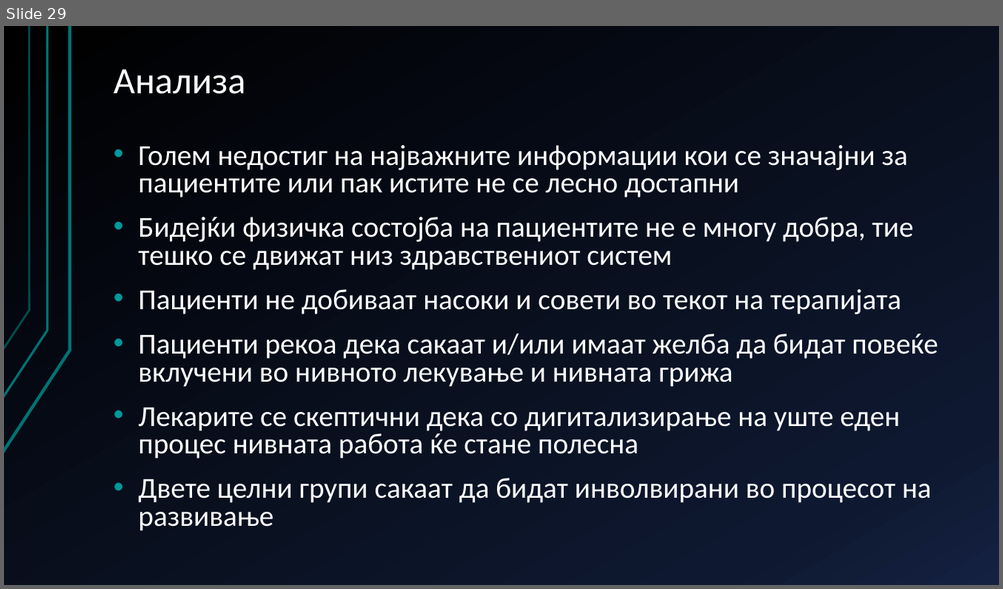
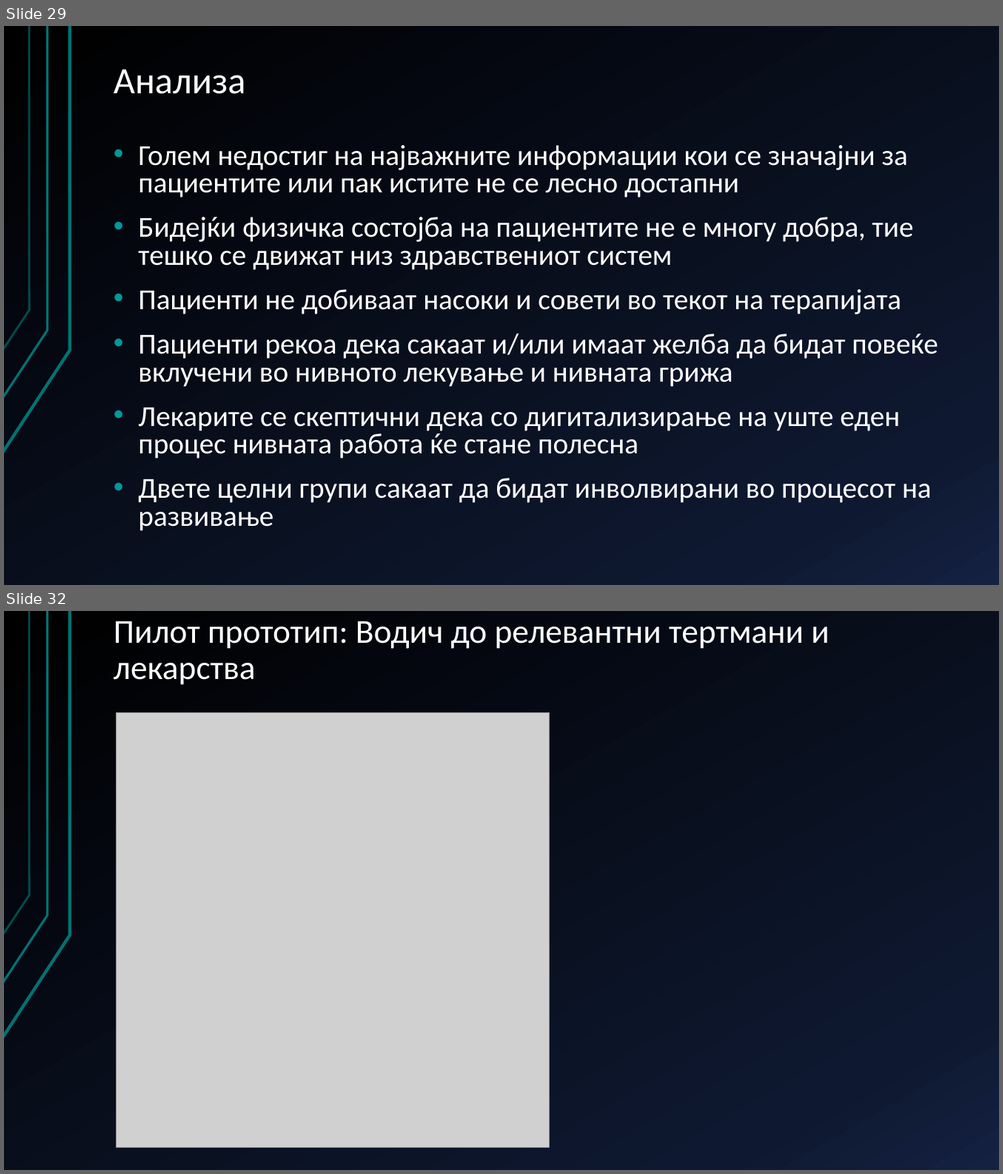
Before and after one commit to AlenDosev/Master, a slide deck: Master.pptx. Shown one above the other, each under a label of ours: slide 29 before the commit, slides 29 and 32 after it; the slides between them are not shown. The pictures are 1003x589 and 1003x1174 pixels, drawn with LibreOffice and Linux fonts; fonts in the diff are those of the drawing; grey boxes stand for pictures. Boxes give left, top, right and bottom in pixels: in the first picture for what was removed or moved away, otherwise in the second. Text is boxed around its words. In the diff, an @@ line names an element or a change of style, - is before the commit and + after.

```diff
--- a/Master.pptx
+++ b/Master.pptx
@@ slide 32 added at <box>4,611,999,1170</box>, background gradient #000000 to #0F1931 to #142242; not listed: 3 template elements that a slide beside it also shows @@
@@ title added at <box>114,621,829,685</box>, 32.4 pt, text #FFFFFF @@
+Пилот прототип: Водич до релевантни тертмани и лекарства
@@ picture added at <box>116,712,549,1147</box> @@
```
Also in this commit, not shown: 16 other slides added, 3 slides removed, 1 other file.
